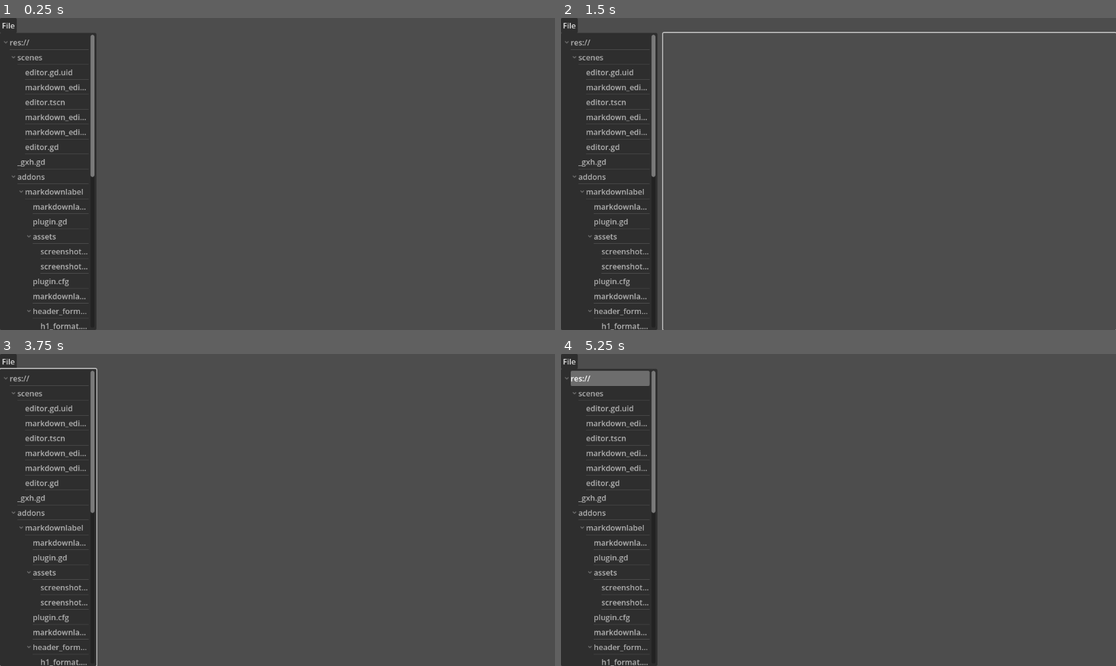
Above: before the commit, frames 1-4 (two rows, left to right).
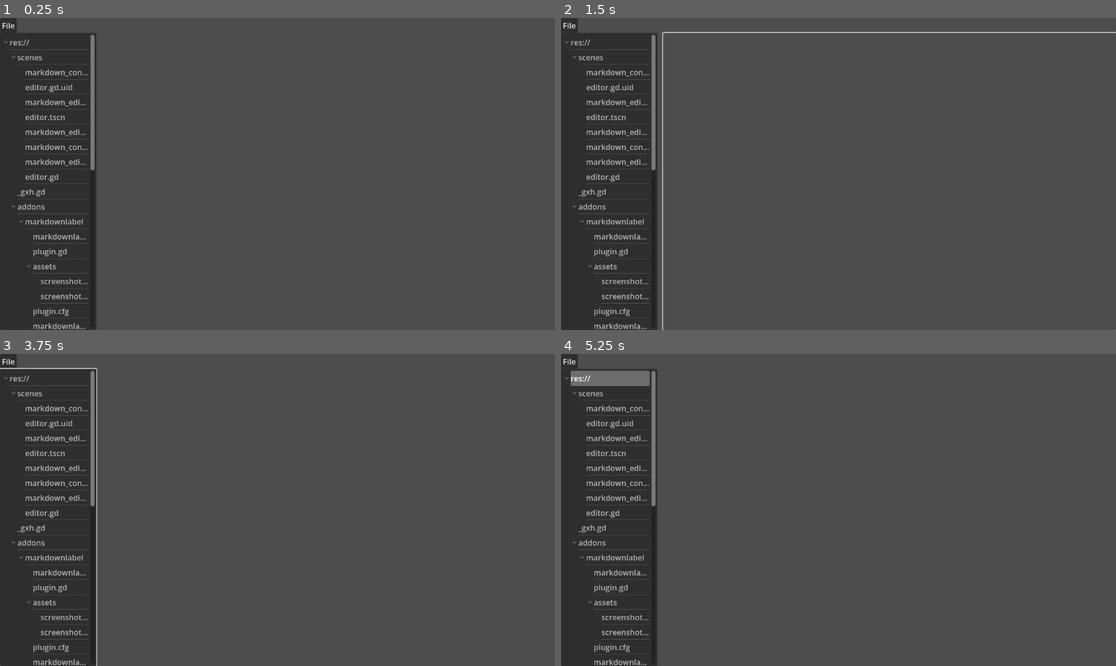
Above: after the commit, the same moments.

Repository: olafjanssen/snorfeld
Game: Godot game, scene res://scenes/editor.tscn
The game is run twice, just before and just after one commit, with the same random seed, the same clock (stepped at 60 frames per second) and the same inputs.
Inputs (mouse positions are in pixels of both pictures, inside the frame that each line leads up to):
- Up to frame 1 (0.25 s): no input
- Up to frame 2 (1.5 s): tap Enter at 0.5 s; move the mouse to (960, 158) at 0.52 s; hold Right 0.53-1.28 s; tap Backspace at 0.6 s; click (960, 158) at 0.67 s; tap Space at 1.25 s; move the mouse to (727, 189) at 1.27 s; hold Down from 1.28 s (still down); tap Delete at 1.35 s
- Up to frame 3 (3.75 s): tap Enter at 2, 2.1, 3.5 s; move the mouse to (333, 441) at 2.02 s; release Down at 2.03 s; hold Right 2.03-2.78 s; tap Space at 2.75 s; move the mouse to (249, 572) at 2.77 s; hold Up 2.78-3.53 s; tap C at 2.85 s; click (249, 572) at 2.92 s; move the mouse to (444, 556) at 3.52 s; hold Left from 3.53 s (still down); tap V at 3.6 s
- Up to frame 4 (5.25 s): tap Space at 4.25 s; move the mouse to (672, 463) at 4.27 s; tap X at 4.35 s; move the mouse to (866, 510) at 5.02 s; release Left at 5.03 s; hold Down from 5.03 s (still down); tap Backspace at 5.1 s; click (866, 510) at 5.17 s

The runs differ from the first frame. In frame 1, 1.7% of the frame differs, in the area x 2-18%, y 16-100%; in frame 2, 1.7%; in frame 3, 1.7%; in frame 4, 1.7%.

Commit message:
Using MarkdownLabel for rendering the markdown

Diff:
--- /dev/null
+++ b/scenes/markdown_content.gd
@@ -0,0 +1 @@
+extends "res://addons/markdownlabel/markdownlabel.gd"
--- a/scenes/markdown_editor.tscn
+++ b/scenes/markdown_editor.tscn
@@ -1,6 +1,7 @@
 [gd_scene format=3 uid="uid://bgiwg4m4ui35r"]
 
 [ext_resource type="Script" uid="uid://wbb02haj18gd" path="res://scenes/markdown_editor.gd" id="1_k4myg"]
+[ext_resource type="Script" uid="uid://bkrcju0gj6lcf" path="res://scenes/markdown_content.gd" id="2_s3r50"]
 
 [node name="MarkdownEditor" type="Control" unique_id=752879554]
 layout_mode = 3
@@ -22,6 +23,7 @@
 bbcode_enabled = true
 context_menu_enabled = true
 selection_enabled = true
+script = ExtResource("2_s3r50")
 
 [node name="Timer" type="Timer" parent="." unique_id=700370734]
 wait_time = 0.5
Not shown, added: scenes/markdown_content.gd.uid
